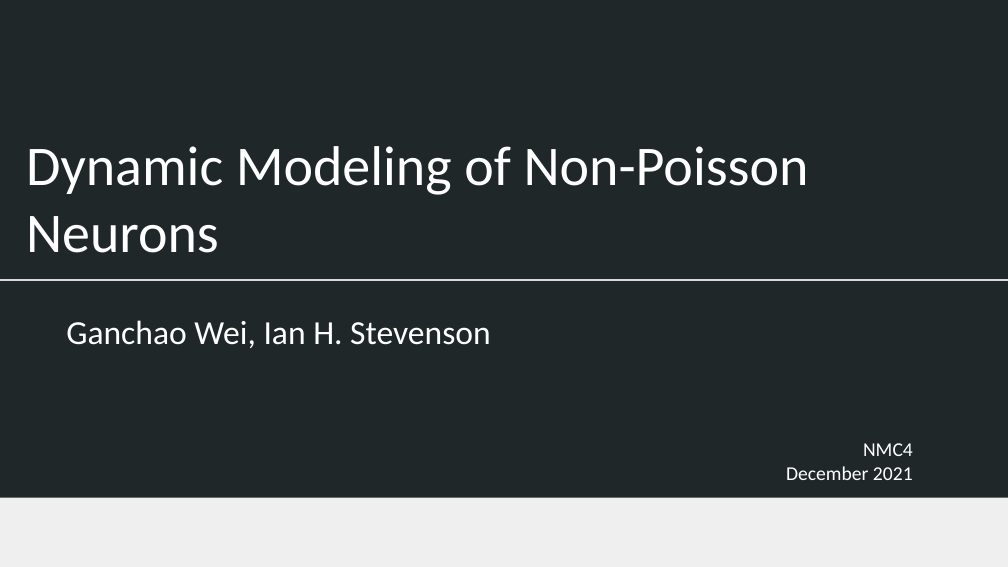
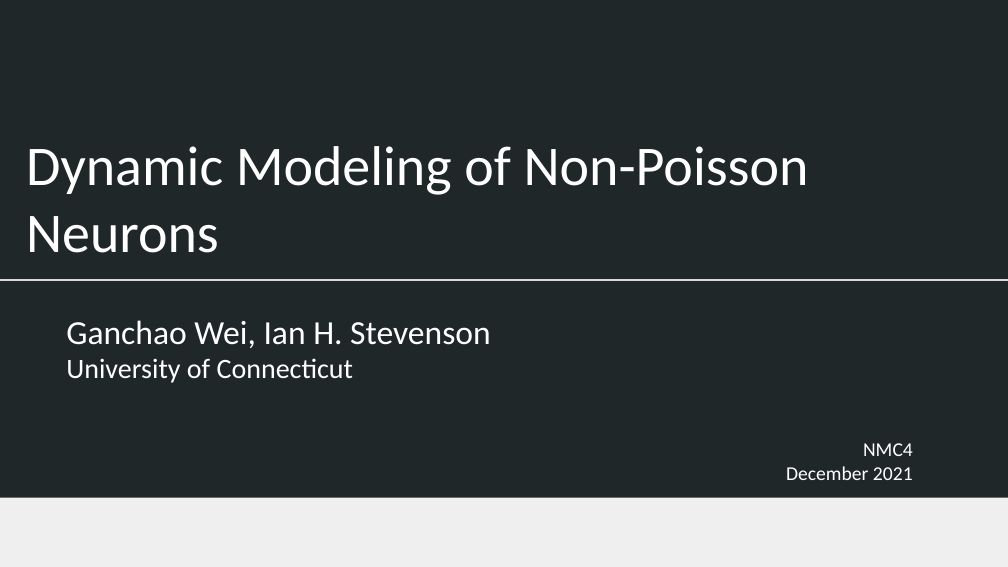
Before and after one commit to weigcdsb/COM_POISSON, a slide deck: slide 1 of documents/NMC/NMC4_splash_slide.pptx. Drawn at 1008x567 pixels with LibreOffice and Linux fonts; fonts in the diff are those of the drawing; background and template pictures are left out. Boxes give left, top, right and bottom in pixels: in the first picture for what was removed or moved away, otherwise in the second. Text is boxed around its words. In the diff, an @@ line names an element or a change of style, - is before the commit and + after.

```diff
--- a/documents/NMC/NMC4_splash_slide.pptx
+++ b/documents/NMC/NMC4_splash_slide.pptx
@@ subtitle at [66, 358, 354, 383]: paragraph added @@
+University of Connecticut
```
Also in this commit, not shown: 1 other slide changed, 1 slide added.
